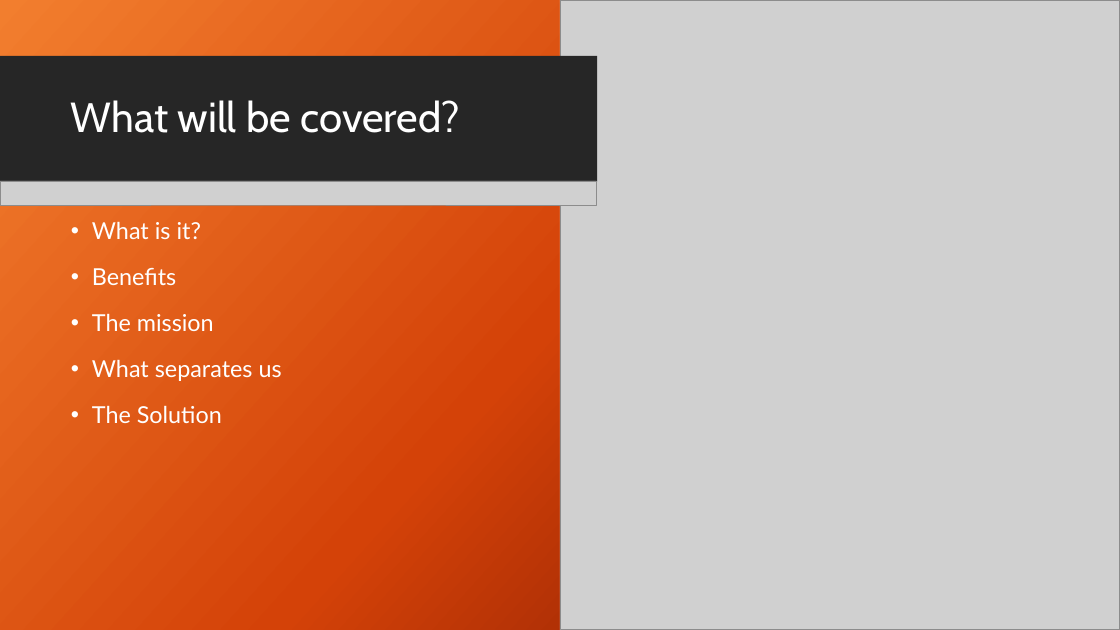
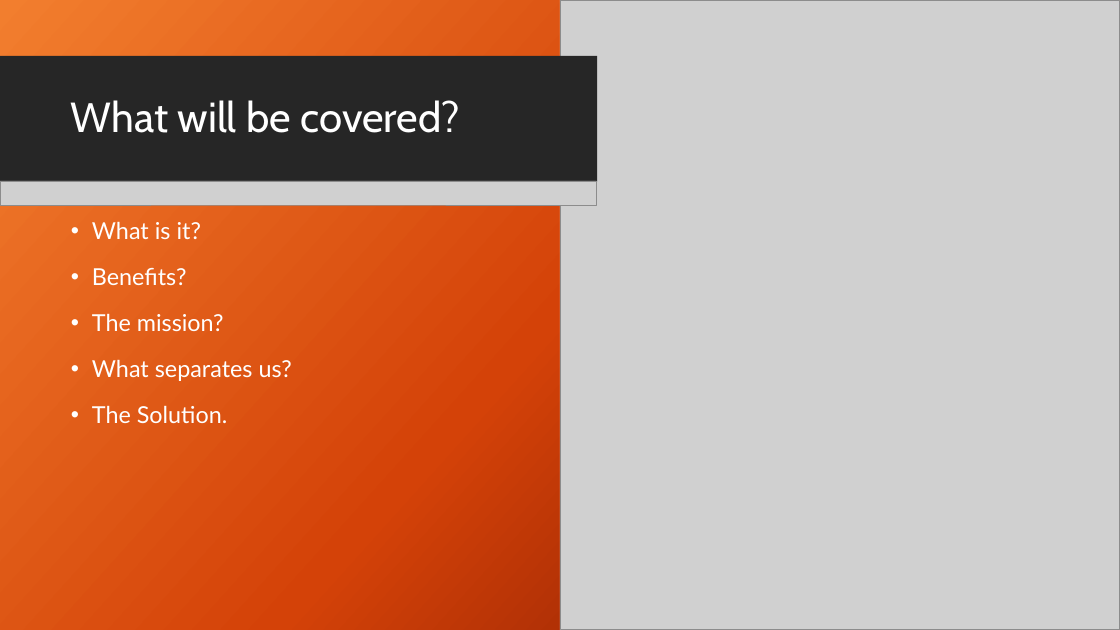
Before and after one commit to Niko-PL/Comp2003Project, a slide deck: slide 2 of Paper WOrk/Presentation - FIna;.pptx. Drawn at 1120x630 pixels with LibreOffice and Linux fonts; fonts in the diff are those of the drawing; grey boxes stand for pictures; background and template pictures are left out. Boxes give left, top, right and bottom in pixels: in the first picture for what was removed or moved away, otherwise in the second. Text is boxed around its words. In the diff, an @@ line names an element or a change of style, - is before the commit and + after.

```diff
--- a/Paper WOrk/Presentation - FIna;.pptx
+++ b/Paper WOrk/Presentation - FIna;.pptx
@@ text at (92,268,292,423): text changed @@
-• Benefits
-• The mission
-• What separates us
-• The Solution
+• Benefits?
+• The mission?
+• What separates us?
+• The Solution.
```
Also in this commit, not shown: 6 other files.
